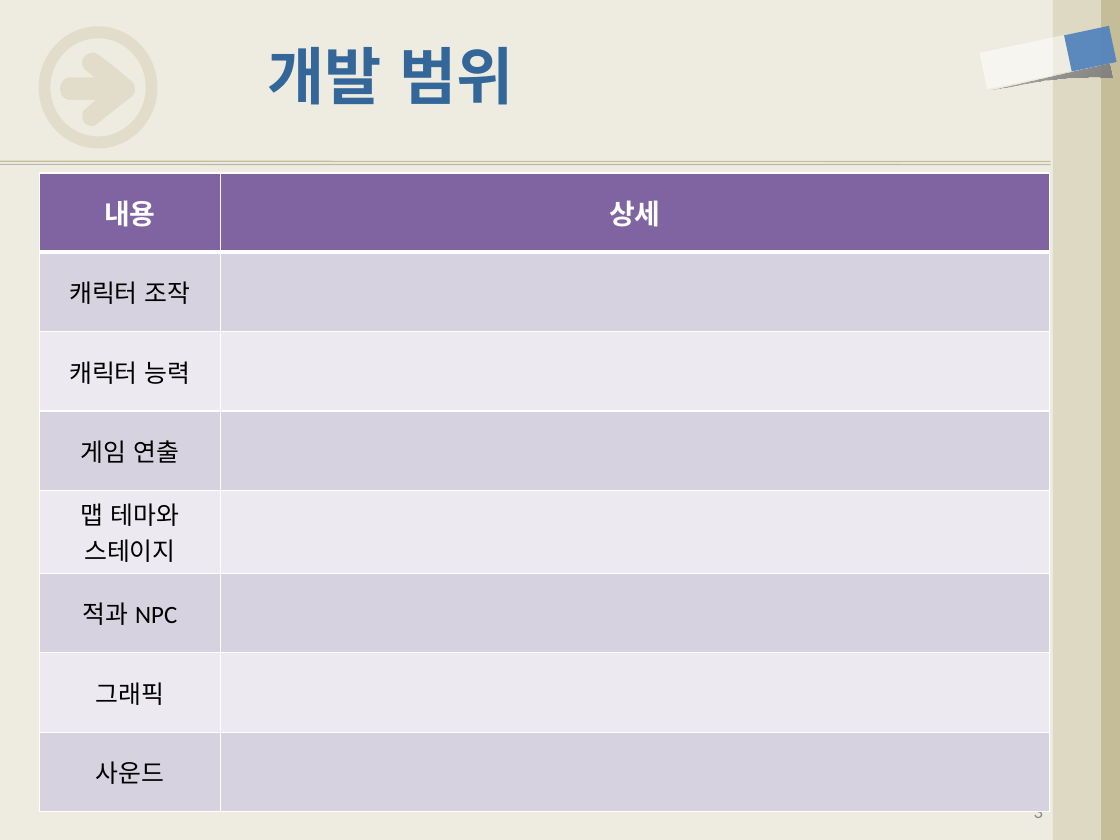
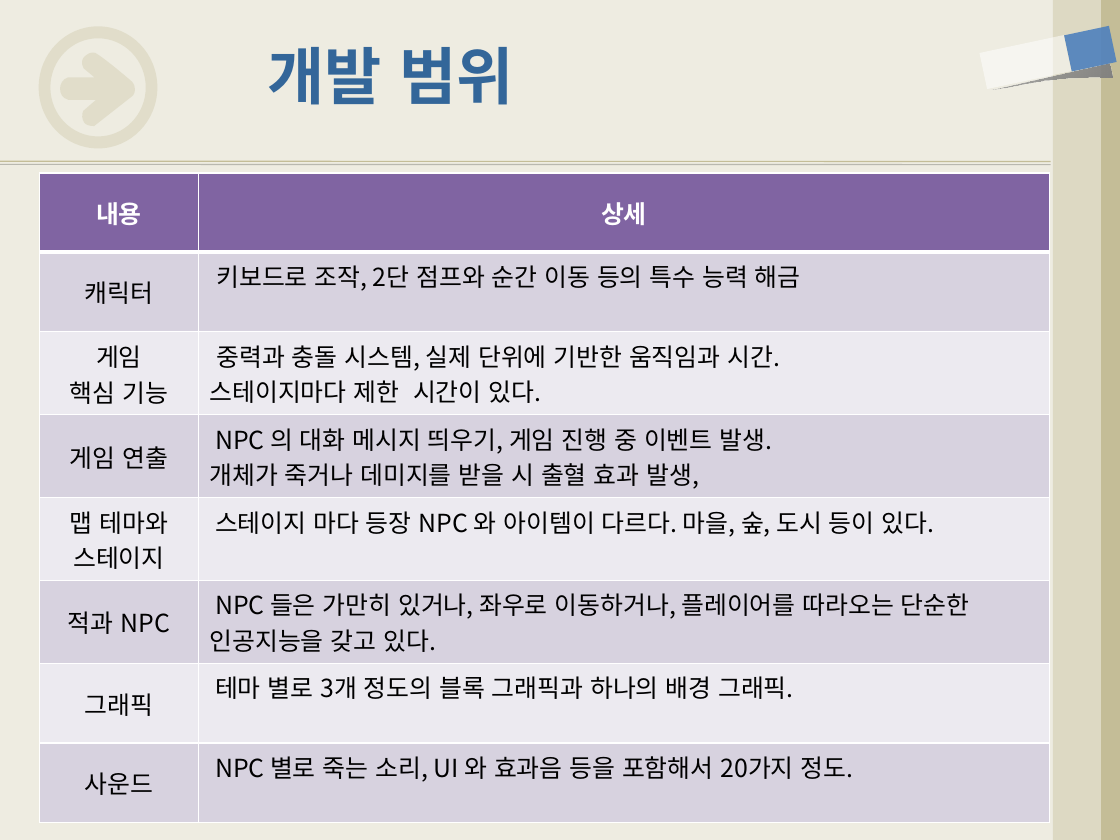
Before and after one commit to iconstudio/2017-Platformer, a slide deck: slide 3 of slides/Exodus_20171105.pptx. Drawn at 1120x840 pixels with LibreOffice and Linux fonts; fonts in the diff are those of the drawing. Boxes give left, top, right and bottom in pixels: in the first picture for what was removed or moved away, otherwise in the second. Text is boxed around its words. In the diff, an @@ line names an element or a change of style, - is before the commit and + after.

```diff
--- a/slides/Exodus_20171105.pptx
+++ b/slides/Exodus_20171105.pptx
@@ table at (39, 174, 1049, 809) @@
-row 2, column 1: 캐릭터 조작
+row 2, column 1: 캐릭터
-row 2, column 2: 
+row 2, column 2: 키보드로 조작, 2단 점프와 순간 이동 등의 특수 능력 해금
-row 3, column 1: 캐릭터 능력
+row 3, column 1: 게임 / 핵심 기능
-row 3, column 2: 
+row 3, column 2: 중력과 충돌 시스템, 실제 단위에 기반한 움직임과 시간. / 스테이지마다 제한 시간이 있다.
-row 4, column 2: 
+row 4, column 2: NPC 의 대화 메시지 띄우기, 게임 진행 중 이벤트 발생. / 개체가 죽거나 데미지를 받을 시 출혈 효과 발생,
-row 5, column 2: 
+row 5, column 2: 스테이지 마다 등장 NPC 와 아이템이 다르다. 마을, 숲, 도시 등이 있다.
-row 6, column 2: 
+row 6, column 2: NPC 들은 가만히 있거나, 좌우로 이동하거나, 플레이어를 따라오는 단순한 인공지능을 갖고 있다.
-row 7, column 2: 
+row 7, column 2: 테마 별로 3개 정도의 블록 그래픽과 하나의 배경 그래픽.
-row 8, column 2: 
+row 8, column 2: NPC 별로 죽는 소리, UI 와 효과음 등을 포함해서 20가지 정도.
@@ size 18 to 16 pt in "내용", "상세" @@
@@ font Calibri to Noto Sans CJK KR in "내용", "상세", "게임 연출", "맵 테마와" and 4 more places @@
```
Also in this commit, not shown: 2 other slides changed, 2 slides added, 3 other files.
